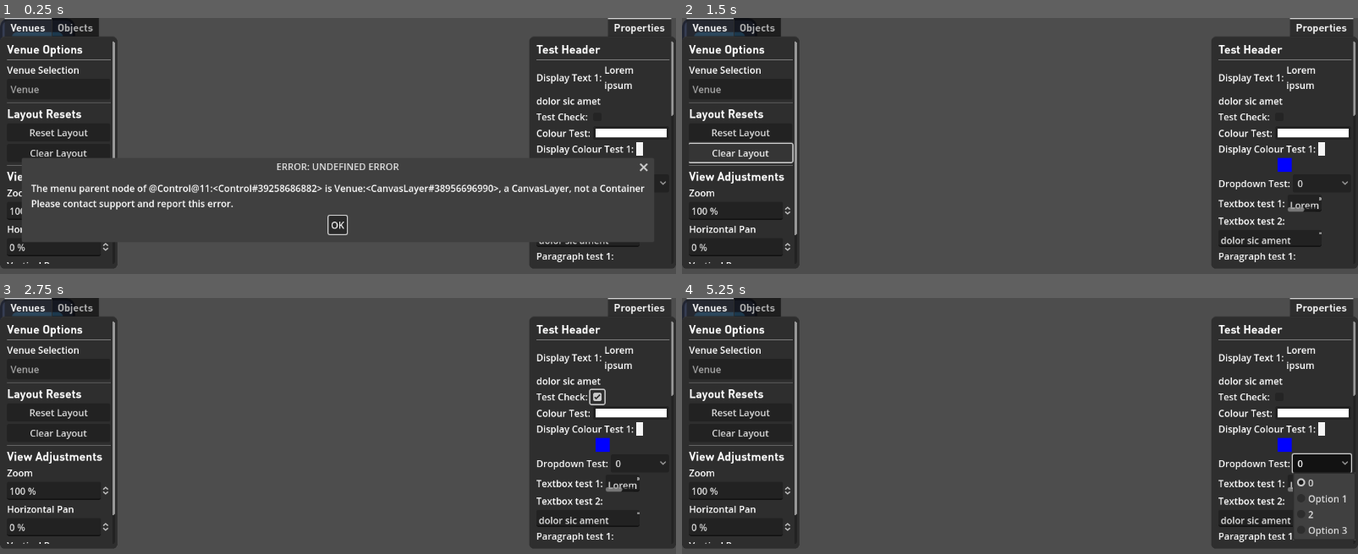
Above: before the commit, frames 1-4 (two rows, left to right).
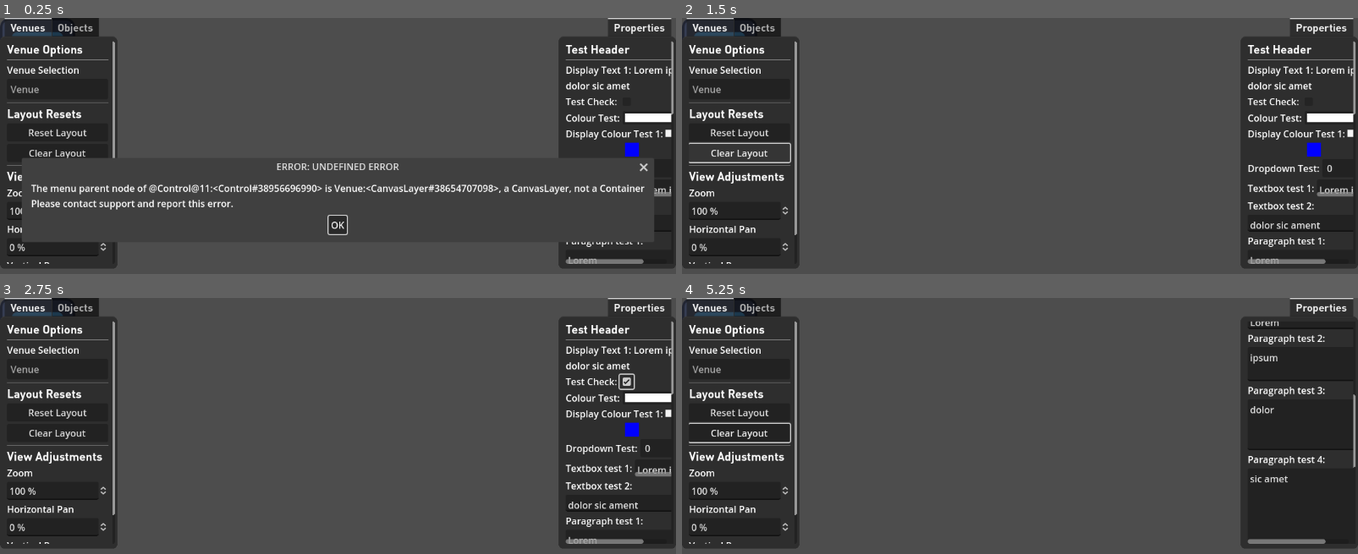
Above: after the commit, the same moments.

Repository: NeptunesOrca/Barcino
Game: Godot game, scene res://main.tscn
Same seed, same stepped clock (60 frames per second), same inputs: the game is played once before the commit and once after it. The project has no main scene, so this scene is started directly. The engine's default icon, where the game draws it, is replaced by a stand-in: a white triangle on a blue panel in a dark square.
Inputs (mouse positions are in pixels of both pictures, inside the frame that each line leads up to; where the layout moved, square brackets give the same spot in the first picture):
- Up to frame 1 (0.25 s): no input
- Up to frame 2 (1.5 s): click "OK" at 0.5 s; click "Clear Layout" at 1.25 s
- Up to frame 3 (2.75 s): click (628, 382) [594, 397] at 2 s
- Up to frame 4 (5.25 s): click "0" at 2.75 s; click "Clear Layout" at 3.5 s; click (1276, 397) at 4.27 s; click (1324, 464) at 5 s, where only the run before the commit has a clickable "0"

The runs differ from the first frame. In frame 1, 5.4% of the frame differs, in the area x 4-100%, y 7-98%; in frame 2, 7.8%; in frame 3, 7.9%; in frame 4, 9.9%, in the area x 1-100%, y 7-98%.

Commit message:
Changes to some SelectionPropertyFields to ensure they actually take up the full width - DisplayText - DisplayColour - EditableText - ParagraphEntry
Also made some changes to the menu/scrollbox/hscroll slider styleboxes

Diff:
--- a/Scripts/Properties/DisplayColourProperty.gd
+++ b/Scripts/Properties/DisplayColourProperty.gd
@@ -19,7 +19,7 @@
 ## [br]Set to [code]16px[/code]
 const NORMAL_SIZE = 16
 
-## Specification for a "full" (i.e. larger than normal, yet very reasonable] [member size]
+## Specification for a "full" size, that is, taking up the same height as a line [member size]
 ## [br]Set to [code]20px[/code]
 const FULL_SIZE = 20
 
--- a/Scripts/Properties/Property Fields/DisplayColour.gd
+++ b/Scripts/Properties/Property Fields/DisplayColour.gd
@@ -18,7 +18,7 @@
 ## The [ColorRect] that will display a square of colour as defined by the [ColourPickerProperty]
 var colourbox : ColorRect
 ## The [Container] that the [member colourbox] will go in.
-## [br]If [member DisplayColourProperty.centred] is true, will be a [CenterContainer]. Otherwise, will be the [DisplayColourProperty] itself.
+## [br]If [member DisplayColourProperty.centred] is true, will be a [CenterContainer]. Otherwise, will be a [HBoxContainer].
 var parentContainer : Container
 #endregion
 
@@ -30,15 +30,20 @@
 	#Create or find the parentContainer for the colourbox to go in
 	if (property.centred): # If centred, create a new CenterContainer for the colourbox
 		parentContainer = CenterContainer.new()
-		parentContainer.size_flags_horizontal = SIZE_EXPAND_FILL
 		self.add_child(parentContainer)
-	else: #otherwise just use self
-		parentContainer = self
+	else: #otherwise create a new HBox
+		parentContainer = HBoxContainer.new()
+	parentContainer.size_flags_horizontal = Control.SIZE_EXPAND_FILL
+	parentContainer.size_flags_vertical = Control.SIZE_SHRINK_CENTER # Needed to make the parent container not grow boxes it isn't supposed to
+	self.add_child(parentContainer)
 
 	# Create the colourbox to display the colour
 	colourbox = ColorRect.new()
 	colourbox.color = property.defaultColour
+	self.size_flags_horizontal = Control.SIZE_EXPAND_FILL
+	self.size_flags_vertical = Control.SIZE_FILL
 	colourbox.custom_minimum_size = Vector2(property.size, property.size) # makes the box a square
+	parentContainer.add_child(colourbox)
 
 	# Remove the name if it's flagged as not included
 	if (not property.includeName):
@@ -46,8 +51,6 @@
 
 	# Connection
 	self.colourChanged.connect(Callable(obj, property.commandName))
-
-	parentContainer.add_child(colourbox)
 #endregion
 
 #region Colour Functions
--- a/Scripts/Properties/Property Fields/DisplayText.gd
+++ b/Scripts/Properties/Property Fields/DisplayText.gd
@@ -22,7 +22,6 @@
 	textbox.autowrap_mode = TextServer.AUTOWRAP_WORD_SMART
 	textbox.size_flags_horizontal = Control.SIZE_EXPAND_FILL
 	textbox.text = property.text
-	self.size_flags_horizontal = 0 # removes the fill flag on the PropertyField, otherwsie the textbox will be too wide
 	if (style != null): # can optionally apply a theme here
 		textbox.theme = style
 	self.add_child(textbox)
--- a/Scripts/Properties/Property Fields/EditableText.gd
+++ b/Scripts/Properties/Property Fields/EditableText.gd
@@ -33,7 +33,7 @@
 	textbox = TextEdit.new()
 	textbox.size_flags_horizontal = SIZE_EXPAND_FILL # will take up whatever space it can after the name
 	textbox.text = property.defaultText
-	self.size_flags_horizontal = 0
+	#textbox.
 
 	#if putting it on the line below, need to fundamentally rethink the structure of PropertyField for this object type and override it completely
 	if (not property.underLable):
--- a/Scripts/Properties/Property Fields/Header.gd
+++ b/Scripts/Properties/Property Fields/Header.gd
@@ -23,6 +23,8 @@
 	# Change theme to the header theme
 	var headerStyle = load(headerStyleLocation)
 	headerObj.theme = headerStyle
+	#Make it take up as much space as it can
+	headerObj.size_flags_horizontal = Control.SIZE_EXPAND_FILL
 #endregion
 
 #region Functions
--- a/Scripts/Properties/Property Fields/ParagraphEntry.gd
+++ b/Scripts/Properties/Property Fields/ParagraphEntry.gd
@@ -35,7 +35,6 @@
 	textbox.size_flags_horizontal = SIZE_EXPAND_FILL # will take up whatever space it can after the name
 	textbox.text = property.defaultText
 	textbox.autowrap_mode = TextServer.AUTOWRAP_WORD_SMART
-	self.size_flags_horizontal = 0
 
 	# create a dummy vBox so that we can stack elements vertically instead of horizontally
 	parentContainer = VBoxContainer.new()
--- a/Scripts/Properties/Property Fields/Slider.gd
+++ b/Scripts/Properties/Property Fields/Slider.gd
@@ -45,7 +45,7 @@
 		slider.allow_lesser = property.allowLower
 	slider.step = property.step
 	slider.value = property.defaultValue
-	slider.size_flags_horizontal = SIZE_EXPAND_FILL # will take up whatever space it can after the name
+	slider.size_flags_horizontal = SIZE_EXPAND_FILL # will take up whatever space it can
 
 	# create a dummy vBox so that we can stack elements vertically instead of horizontally
 	parentContainer = VBoxContainer.new()
--- a/UI/half_scroll_right_channel.tres
+++ b/UI/half_scroll_right_channel.tres
@@ -1,10 +1,11 @@
-[gd_resource type="StyleBoxFlat" format=3 uid="uid://di7wmucyyi4og"]
+[gd_resource type="StyleBoxFlat" format=3 uid="uid://brp7wv4y0upbh"]
 
 [resource]
-content_margin_left = 8.0
+content_margin_left = 12.0
 bg_color = Color(0.133333, 0.133333, 0.133333, 1)
-border_width_left = 4
+border_width_left = 8
 border_color = Color(0.8, 0.8, 0.8, 0)
-corner_radius_top_right = 2
+corner_radius_top_right = 8
 corner_radius_bottom_right = 8
+corner_detail = 16
 anti_aliasing = false
--- a/UI/half_scroll_slider_highlighted_stylebox.tres
+++ b/UI/half_scroll_slider_highlighted_stylebox.tres
@@ -1,9 +1,10 @@
-[gd_resource type="StyleBoxFlat" format=3 uid="uid://b0unj6kmayoru"]
+[gd_resource type="StyleBoxFlat" format=3 uid="uid://b223dyav2alsg"]
 
 [resource]
 bg_color = Color(0.796078, 0.796078, 0.796078, 1)
-border_width_left = 4
+border_width_left = 7
 border_color = Color(0.8, 0.8, 0.8, 0)
 corner_radius_top_right = 4
 corner_radius_bottom_right = 4
+corner_detail = 16
 anti_aliasing = false
--- a/UI/half_scroll_slider_stylebox.tres
+++ b/UI/half_scroll_slider_stylebox.tres
@@ -1,7 +1,7 @@
-[gd_resource type="StyleBoxFlat" format=3 uid="uid://hvkt51jyhd2s"]
+[gd_resource type="StyleBoxFlat" format=3 uid="uid://b35u46xj8edbi"]
 
 [resource]
-border_width_left = 4
+border_width_left = 8
 border_color = Color(0.8, 0.8, 0.8, 0)
 corner_radius_top_right = 4
 corner_radius_bottom_right = 4
--- a/main.tscn
+++ b/main.tscn
@@ -1,51 +1,14 @@
-[gd_scene load_steps=17 format=3 uid="uid://bo3q75epmq7ul"]
+[gd_scene load_steps=10 format=3 uid="uid://bo3q75epmq7ul"]
 
 [ext_resource type="Script" path="res://Scripts/Menus/ControlMenu.gd" id="1_em4c8"]
 [ext_resource type="Theme" uid="uid://dqckf2al7eibk" path="res://UI/menu_style.tres" id="2_yg8xr"]
 [ext_resource type="Theme" path="res://UI/header_style.tres" id="4_oipcn"]
-[ext_resource type="FontFile" uid="uid://bowsbis0sxjed" path="res://UI/DINPro-Bold.otf" id="4_ryxm2"]
 [ext_resource type="Script" path="res://Scripts/Venues/Venue.gd" id="5_eydxy"]
-[ext_resource type="StyleBox" path="res://UI/half_scroll_slider_stylebox.tres" id="5_h7lkv"]
 [ext_resource type="Script" path="res://Scripts/Menus/VenueController.gd" id="5_ux6w8"]
-[ext_resource type="StyleBox" path="res://UI/half_scroll_right_channel.tres" id="6_10yw5"]
 [ext_resource type="Texture2D" uid="uid://12mdgdogebvk" path="res://icon.svg" id="6_ukox7"]
 [ext_resource type="Script" path="res://Scripts/Objects/DraggableObject.gd" id="8_44xfp"]
 [ext_resource type="Script" path="res://Scripts/Menus/SelectionMenu.gd" id="9_k5117"]
 [ext_resource type="Script" path="res://Scripts/TestingSuite.gd" id="11_7hak7"]
-
-[sub_resource type="GDScript" id="GDScript_ibgdb"]
-
-[sub_resource type="StyleBoxFlat" id="StyleBoxFlat_7xy0w"]
-bg_color = Color(0.6, 0.6, 0.6, 0)
-draw_center = false
-corner_detail = 1
-script = SubResource("GDScript_ibgdb")
-
-[sub_resource type="StyleBoxFlat" id="StyleBoxFlat_sqf7m"]
-content_margin_left = 12.0
-content_margin_top = 8.0
-content_margin_right = 4.0
-content_margin_bottom = 8.0
-bg_color = Color(0.180392, 0.180392, 0.180392, 1)
-border_width_top = 2
-border_color = Color(0.243137, 0.243137, 0.243137, 1)
-border_blend = true
-corner_radius_top_left = 8
-corner_radius_top_right = 8
-corner_radius_bottom_right = 8
-corner_radius_bottom_left = 8
-corner_detail = 16
-expand_margin_top = 1.0
-
-[sub_resource type="Theme" id="Theme_vaia0"]
-HSeparator/constants/separation = 3
-ScrollContainer/styles/panel = SubResource("StyleBoxFlat_7xy0w")
-TabContainer/constants/side_margin = 8
-TabContainer/font_sizes/font_size = 18
-TabContainer/fonts/font = ExtResource("4_ryxm2")
-TabContainer/styles/panel = SubResource("StyleBoxFlat_sqf7m")
-VScrollBar/styles/grabber = ExtResource("5_h7lkv")
-VScrollBar/styles/scroll = ExtResource("6_10yw5")
 
 [node name="Main" type="Control"]
 layout_mode = 3
@@ -78,7 +41,7 @@
 [node name="Venues" type="ScrollContainer" parent="MenuCanvasLayer/ControlMenu"]
 layout_direction = 2
 layout_mode = 2
-theme = SubResource("Theme_vaia0")
+theme = ExtResource("2_yg8xr")
 metadata/_tab_index = 0
 
 [node name="VBoxContainer" type="VBoxContainer" parent="MenuCanvasLayer/ControlMenu/Venues"]
@@ -206,7 +169,7 @@
 script = ExtResource("8_44xfp")
 
 [node name="SelectionMenu" type="TabContainer" parent="MenuCanvasLayer" node_paths=PackedStringArray("propertyStorage")]
-custom_minimum_size = Vector2(250, 428)
+custom_minimum_size = Vector2(200, 428)
 anchors_preset = 1
 anchor_left = 1.0
 anchor_right = 1.0
Not shown: 1 places in UI/menu_style.tres that only renumber resources
